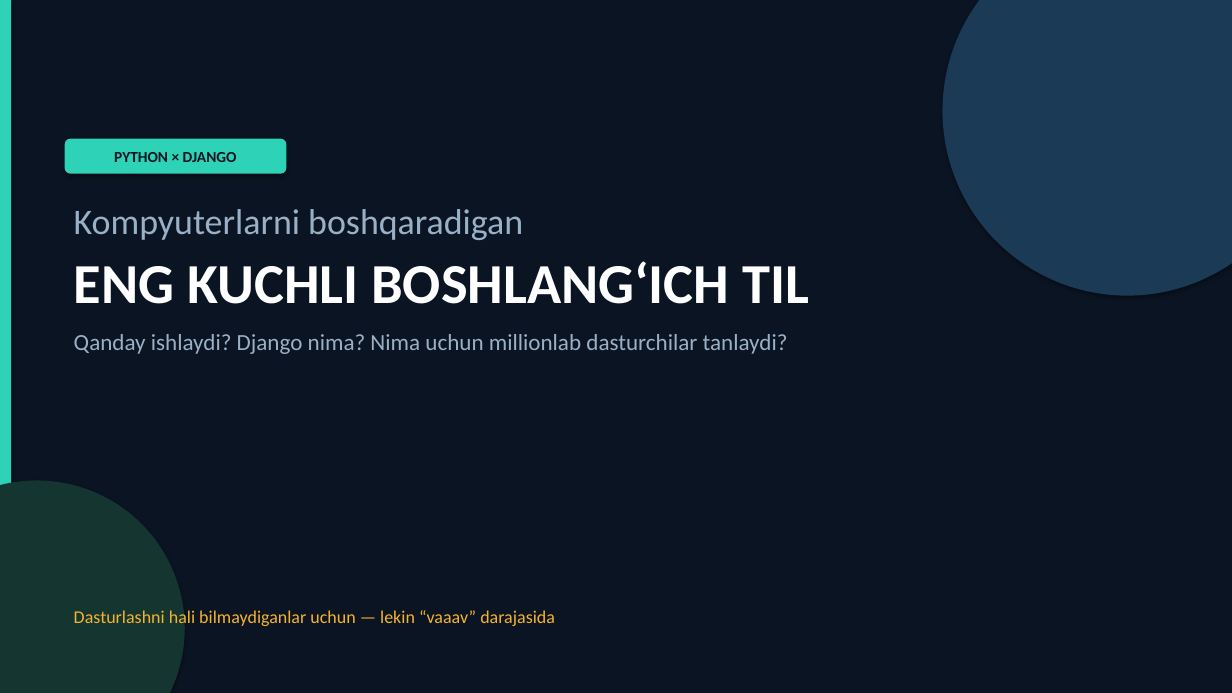
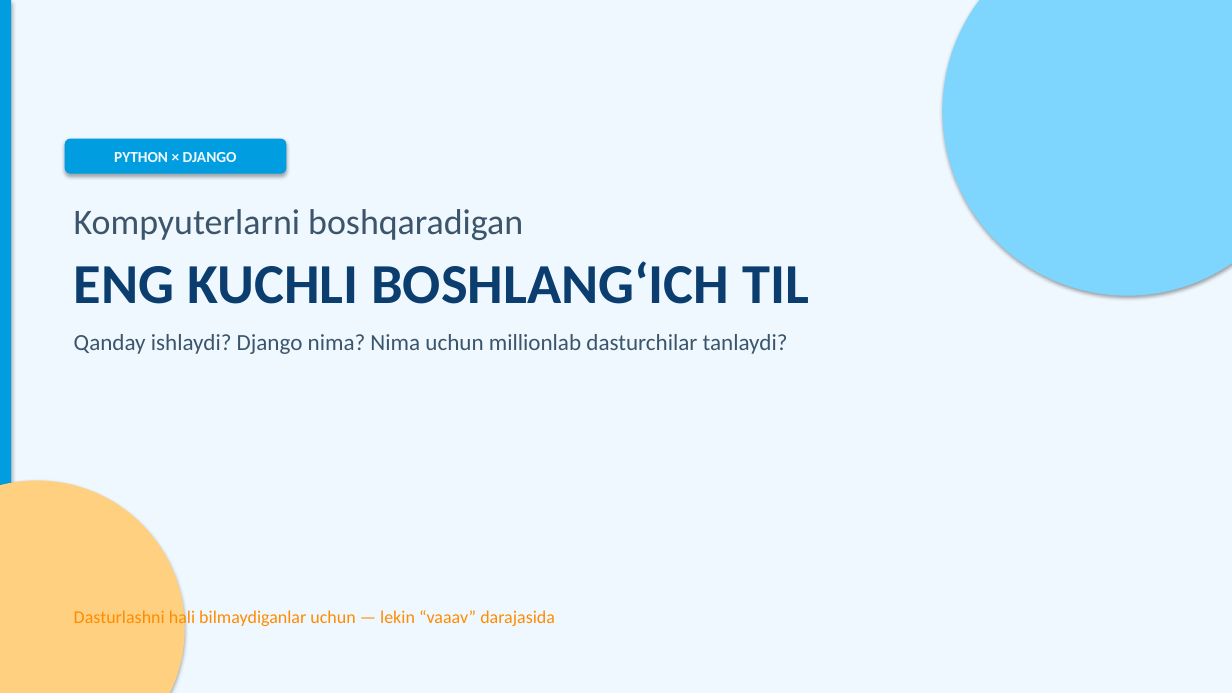
Before and after one commit to DilshodZokirov/bgalaxy-app, a slide deck: slide 1 of python-prezentatsiya/Python-Django-Vaaav.pptx. Drawn at 1232x693 pixels with LibreOffice and Linux fonts; fonts in the diff are those of the drawing. Boxes give left, top, right and bottom in pixels: in the first picture for what was removed or moved away, otherwise in the second. Text is boxed around its words. In the diff, an @@ line names an element or a change of style, - is before the commit and + after.

```diff
--- a/python-prezentatsiya/Python-Django-Vaaav.pptx
+++ b/python-prezentatsiya/Python-Django-Vaaav.pptx
@@ rectangle at [0, 0, 1232, 693]: fill #0B1422 to #EFF8FF @@
@@ rectangle at [0, 0, 11, 693]: fill #2ED3B7 to #009EE0 @@
@@ ellipse at [943, 0, 1232, 296]: fill #1A3A55 to #7ED6FF @@
@@ text "PYTHON × DJANGO" at [114, 152, 237, 162]: text colour #0B1422 to #EFF8FF @@
@@ rounded rectangle at [65, 139, 287, 174]: fill #2ED3B7 to #009EE0 @@
@@ text "Kompyuterlarni boshqaradigan" at [74, 209, 809, 354]: text colour #9AB0C6 to #3D556B in "Kompyuterlarni boshqaradigan", "Qanday ishlaydi? Django nima? Nima uchun millionlab ..."; text colour #FFFFFF to #0B3D6E in "ENG KUCHLI BOSHLANG‘ICH TIL" @@
@@ ellipse at [0, 481, 185, 693]: fill #143530 to #FFD080 @@
@@ text "Dasturlashni hali bilmaydiganlar uchun — ..." at [74, 608, 555, 628]: text colour #F5B32E to #FF8C00 @@
```
Also in this commit, not shown: 15 other slides changed, 1 other file.
